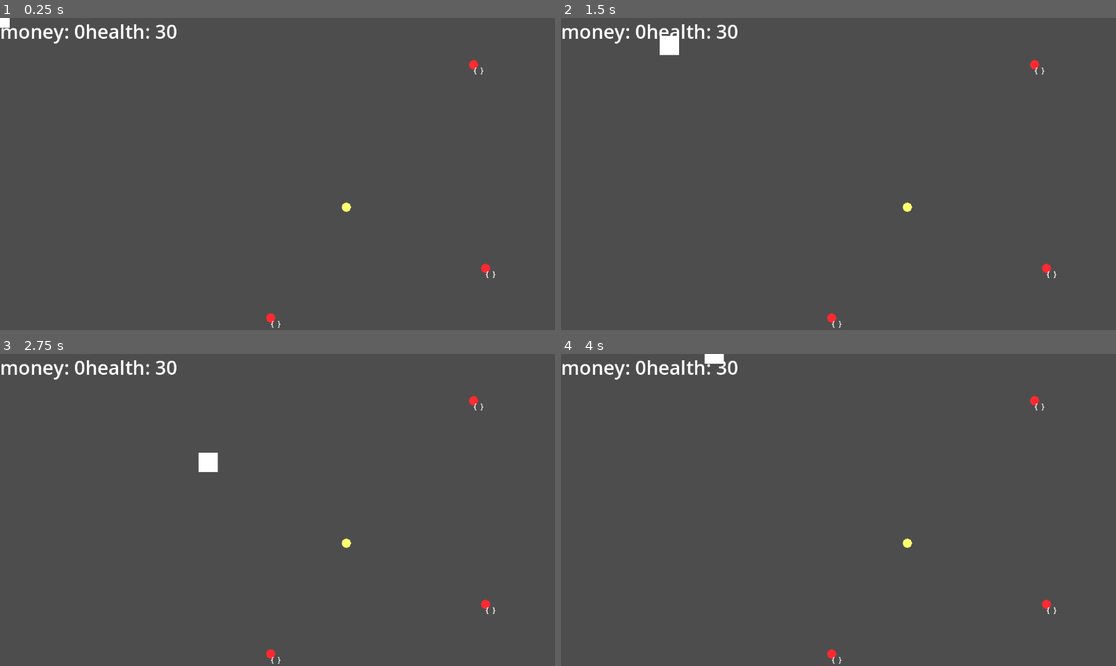
Above: before the commit, frames 1-4 (two rows, left to right).
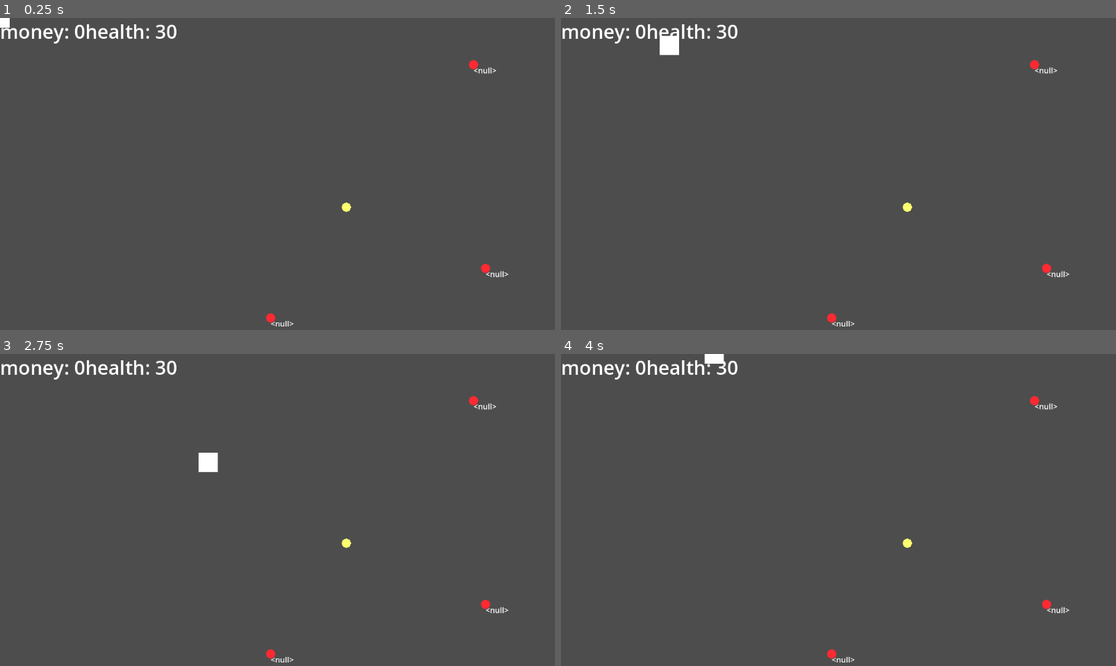
Above: after the commit, the same moments.

Repository: textstack/gamejam24
Game: Godot game, scene res://areas/test.tscn
The game is run twice, just before and just after one commit, with the same random seed, the same clock (stepped at 60 frames per second) and the same inputs. The project has no main scene, so this scene is started directly.
Inputs:
- Up to frame 1 (0.25 s): no input
- Up to frame 2 (1.5 s): tap Enter at 0.5 s; hold D (Right) 0.53-1.28 s; hold E (interact) 0.53-1.28 s; hold S (Down) from 1.28 s (still down); tap E (interact) at 1.35 s
- Up to frame 3 (2.75 s): release S (Down) at 2.03 s; hold D (Right) from 2.03 s (still down); hold E (interact) from 2.03 s (still down)
- Up to frame 4 (4 s): release D (Right) at 2.78 s; release E (interact) at 2.78 s; hold W (Up) 2.78-3.53 s; tap E (interact) at 2.85 s; hold A (Left) from 3.53 s (still down); hold E (interact) from 3.53 s (still down)

The runs differ from the first frame. In frame 1, 0.1% of the frame differs, in the area x 48-92%, y 15-100%; in frame 2, 0.1%; in frame 3, 0.1%; in frame 4, 0.1%.

Commit message:
change collision rules

Diff:
--- a/characters/player.tscn
+++ b/characters/player.tscn
@@ -7,7 +7,7 @@
 
 [node name="Player" type="Node2D"]
 
-[node name="CharacterBody2D" type="CharacterBody2D" parent="." groups=["player"]]
+[node name="CharacterBody2D" type="CharacterBody2D" parent="." groups=["Trackable", "player"]]
 collision_layer = 2
 script = ExtResource("1_o87eb")
 
--- a/objects/coin.tscn
+++ b/objects/coin.tscn
@@ -7,6 +7,8 @@
 [node name="Coin" type="Node2D"]
 
 [node name="RigidBody2D" type="Area2D" parent="."]
+collision_layer = 2
+collision_mask = 2
 script = ExtResource("1_tbttx")
 
 [node name="CollisionShape2D" type="CollisionShape2D" parent="RigidBody2D"]
--- a/objects/enemy.gd
+++ b/objects/enemy.gd
@@ -24,7 +24,7 @@
 
 
 func _process(delta):
-	$RichTextLabel.text = str(othersNear)
+	$RichTextLabel.text = str(target)
 
 
 func goTowardsTarget():
@@ -59,12 +59,12 @@
 
 
 func _on_sight_body_entered(body: Node2D) -> void:
-	if body is Player:
+	if body.is_in_group("Trackable"):
 		target = body
 
 
 func _on_sight_body_exited(body: Node2D) -> void:
-	if body is Player:
+	if body == target:
 		target = null
 
 
--- a/objects/enemy.tscn
+++ b/objects/enemy.tscn
@@ -11,6 +11,8 @@
 radius = 60.0
 
 [node name="Enemy" type="CharacterBody2D" groups=["TrackingEnemy"]]
+collision_layer = 3
+collision_mask = 3
 script = ExtResource("1_qmhxg")
 
 [node name="CollisionShape2D" type="CollisionShape2D" parent="."]
@@ -21,6 +23,8 @@
 polygon = PackedVector2Array(0, -10, 7, -7, 10, 0, 7, 7, 0, 10, -7, 7, -10, 0, -7, -7)
 
 [node name="Sight" type="Area2D" parent="."]
+collision_layer = 2
+collision_mask = 2
 
 [node name="CollisionShape2D" type="CollisionShape2D" parent="Sight"]
 shape = SubResource("CircleShape2D_820nc")
--- a/project.godot
+++ b/project.godot
@@ -17,12 +17,12 @@
 [autoload]
 
 Currencies="*res://global/currencies.gd"
+InteractionManager="*res://shops/interaction/interactionManager.tscn"
 
 [global_group]
 
 TrackingEnemy=""
-InteractionManager="*res://shops/interaction/interactionManager.tscn"
-
+Trackable=""
 
 [input]
 
